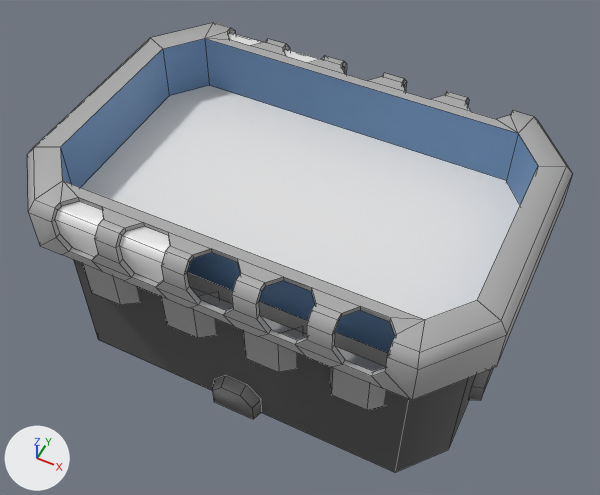
Before and after pictures for a commit that changed the FBX model Assets/Art/Models/Furniture/Machines/Botany/Hydroponics Tray.fbx.
Camera for both pictures: a 50 mm lens placed at (4.491, 4.028, 1.411), pointed at (3.992, 5.027, 0.163). Every picture has the same lights, and +X, +Y and +Z are marked at lower left. Mesh edges are drawn as thin lines. Where no turn or scale is listed for an object, it has been applied to the vertices.

The scene before the commit, as lines of its bpy script (objects in view):
```python
me_hydrotray_008 = bpy.data.meshes.new('Hydrotray.008')
me_hydrotray_008.from_pydata(...)  # 24 vertices, 6 faces; spans x -0.3..-0.214, y -0.298..0.299, z 0.351..0.423
me_hydrotray_008.materials.append(mat_palette05_emission)  # white #e7e7e7
me_hydrotray_009 = bpy.data.meshes.new('Hydrotray.009')
me_hydrotray_009.from_pydata(...)  # 24 vertices, 6 faces; spans x -0.172..-0.085, y -0.298..0.299, z 0.351..0.423
me_hydrotray_009.materials.append(mat_palette05_emission)  # white #e7e7e7
me_hydrotray_013 = bpy.data.meshes.new('Hydrotray.013')
me_hydrotray_013.from_pydata(...)  # 16 vertices, 10 faces; spans x -0.385..0.383, y -0.233..0.234, z 0.035..0.315
me_hydrotray_013.materials.append(mat_hydrogel)  # white #e7e7e7
ob_hydro_tray_lights_green = bpy.data.objects.new('Hydro Tray Lights Green', me_hydrotray_008)
ob_hydro_tray_lights_green.location = (4.0, 5.0, 0.0)
ob_hydro_tray_lights_red = bpy.data.objects.new('Hydro Tray Lights Red', me_hydrotray_009)
ob_hydro_tray_lights_red.location = (4.0, 5.0, 0.0)
ob_hydrogel = bpy.data.objects.new('Hydrogel', me_hydrotray_013)
ob_hydrogel.location = (4.0, 5.0, 0.0)
# also in view: 'Hydroponics Tray' at (3.999, 5.0, 0.216)
```
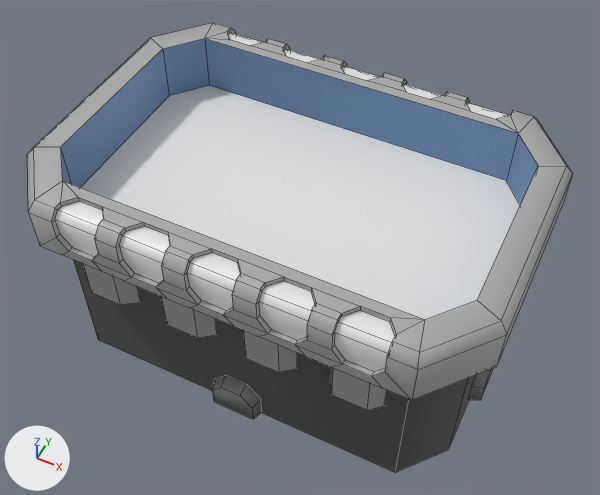
What differs and where, as boxes [x1, y1, x2, y2] in the pictures (600 x 495 px):
'Hydro Tray Lights Blue', added
    after: [334, 102, 508, 371]
'Hydro Tray Lights Yellow', added
    after: [259, 84, 443, 340]
'Hydro Tray Lights Orange', added
    after: [187, 66, 379, 311]

The change in detail:
Mesh me_hydrotray_010 is new.
It has 24 vertices, 6 faces and spans x -0.044..0.043, y -0.298..0.299, z 0.351..0.423.
It uses material mat_palette05_emission (white #e7e7e7).
Mesh me_hydrotray_011 is new.
It has 24 vertices, 6 faces and spans x 0.084..0.17, y -0.299..0.299, z 0.351..0.423.
It uses material mat_palette05_emission (white #e7e7e7).
Mesh me_hydrotray_012 is new.
It has 24 vertices, 6 faces and spans x 0.212..0.299, y -0.299..0.299, z 0.351..0.423.
It uses material mat_palette05_emission (white #e7e7e7).
Object 'Hydro Tray Lights Orange' (ob_hydro_tray_lights_orange) is new; it shows me_hydrotray_010.
Its location is (4.0, 5.0, 0.0).
Object 'Hydro Tray Lights Yellow' (ob_hydro_tray_lights_yellow) is new; it shows me_hydrotray_011.
Its location is (4.0, 5.0, 0.0).
Object 'Hydro Tray Lights Blue' (ob_hydro_tray_lights_blue) is new; it shows me_hydrotray_012.
Its location is (4.0, 5.0, 0.0).
